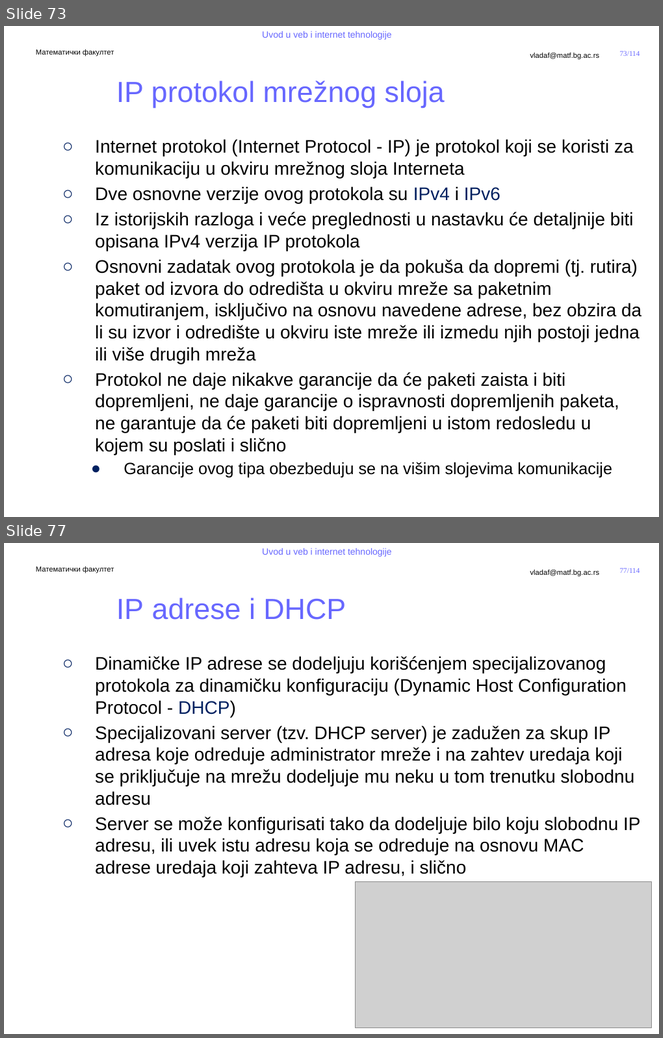
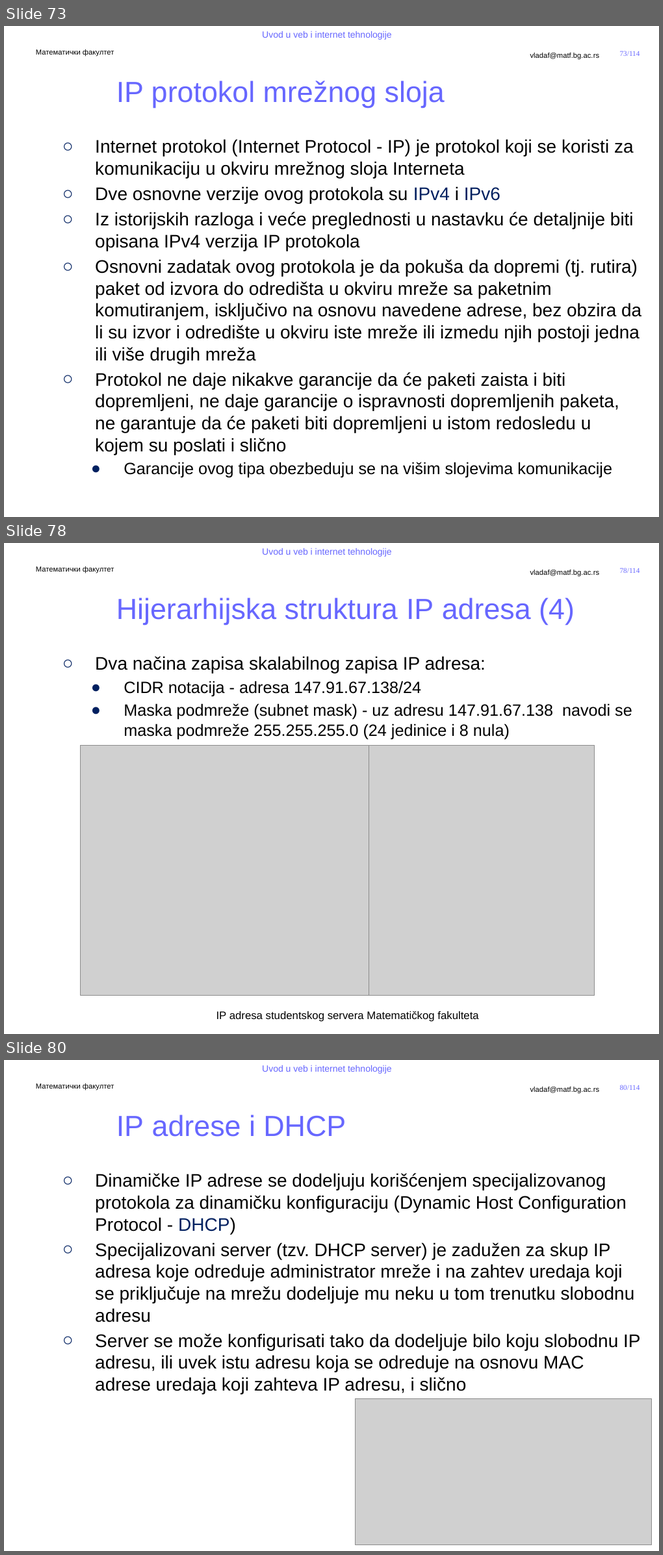
Before and after one commit to MatfUVIT/info, a slide deck: predavanja/prezentacije/UVIT01-02-Uvod u Internet.pptx. Shown one above the other, each under a label of ours: slides 73 and 77 before the commit, slides 73, 78 and 80 after it; the slides between them are not shown. The pictures are 663x1038 and 663x1555 pixels, drawn with LibreOffice and Linux fonts; fonts in the diff are those of the drawing; grey boxes stand for pictures; background and template pictures are left out. Boxes give left, top, right and bottom in pixels: in the first picture for what was removed or moved away, otherwise in the second. Text is boxed around its words. In the diff, an @@ line names an element or a change of style, - is before the commit and + after.

```diff
--- a/predavanja/prezentacije/UVIT01-02-Uvod u Internet.pptx
+++ b/predavanja/prezentacije/UVIT01-02-Uvod u Internet.pptx
@@ slide 78 added at bbox=[4, 543, 659, 1034], background #FFFFFF; not listed: 5 template elements that a slide beside it also shows @@
@@ title added at bbox=[116, 598, 575, 625], 32 pt, text #6767FF @@
+Hijerarhijska struktura IP adresa (4)
@@ text added at bbox=[95, 656, 633, 739], 18 pt, text #000000 @@
+  ○ Dva načina zapisa skalabilnog zapisa IP adresa:
+    ● CIDR notacija - adresa 147.91.67.138/24
+    ● Maska podmreže (subnet mask) - uz adresu 147.91.67.138 navodi se maska podmreže 255.255.255.0 (24 jedinice i 8 nula)
@@ picture added at bbox=[81, 745, 369, 996] @@
@@ picture added at bbox=[369, 745, 594, 996] @@
@@ text added at bbox=[217, 1011, 478, 1022], 12 pt, text #000000 @@
+    IP adresa studentskog servera Matematičkog fakulteta
@@ what was slide 77 is now slide 80 @@
@@ page number at bbox=[620, 1085, 640, 1090]: text changed @@
-77/114
+80/114
```
Also in this commit, not shown: 7 slides changed, 1 slide removed, 1 other file.
